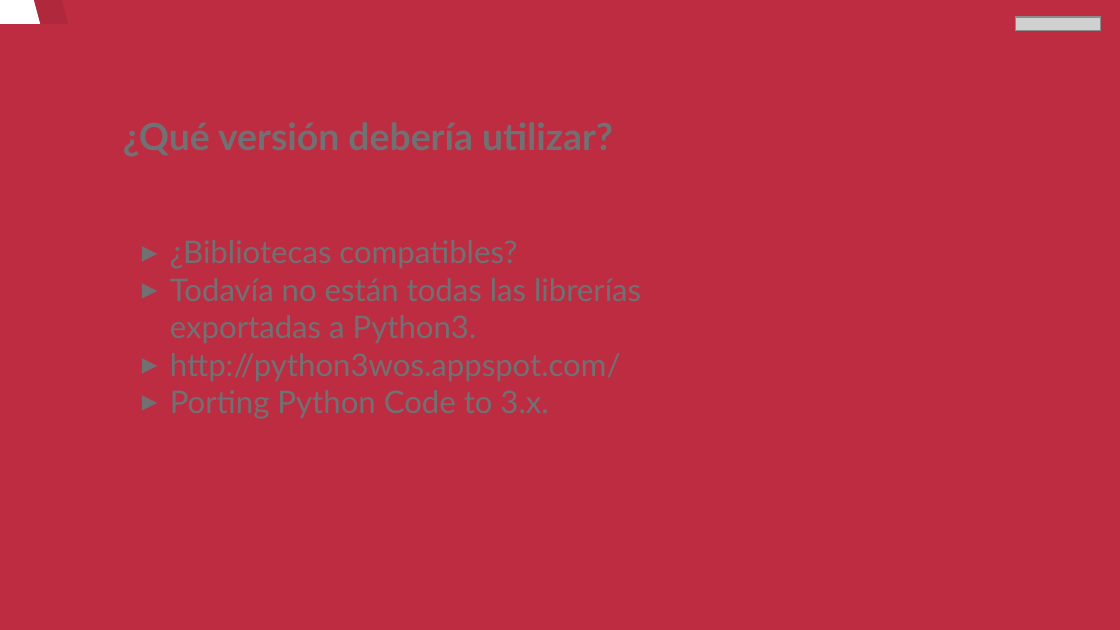
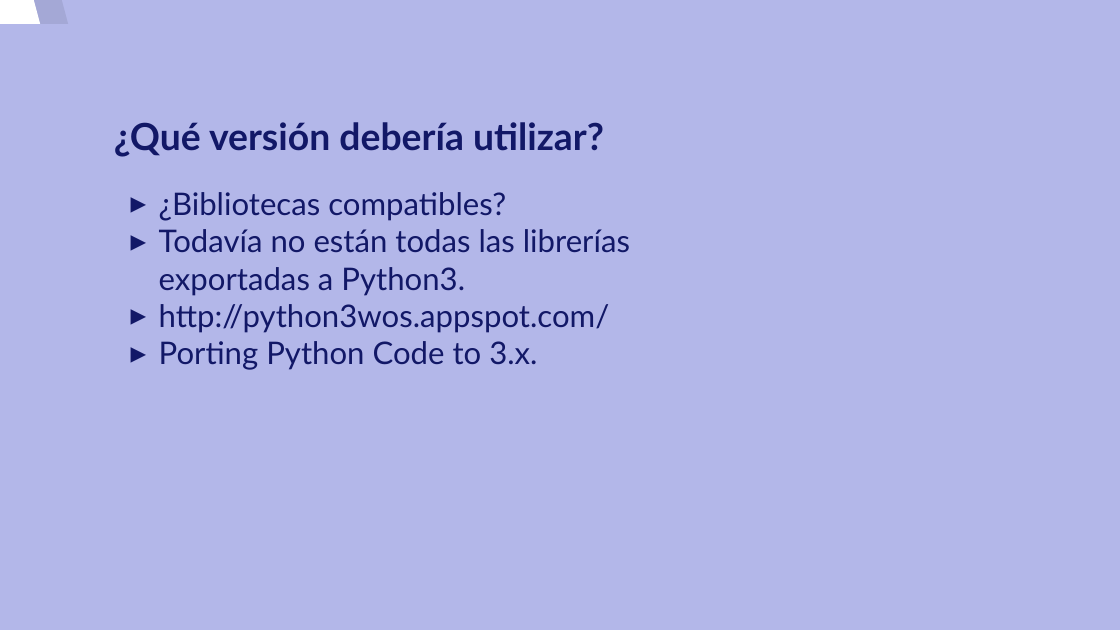
Before and after one commit to josedom24/curso_python3, a slide deck: slide 4 of curso/u2/u2.odp. Drawn at 1120x630 pixels with LibreOffice and Linux fonts; fonts in the diff are those of the drawing; grey boxes stand for pictures. Boxes give left, top, right and bottom in pixels: in the first picture for what was removed or moved away, otherwise in the second. Text is boxed around its words. In the diff, an @@ line names an element or a change of style, - is before the commit and + after.

```diff
--- a/curso/u2/u2.odp
+++ b/curso/u2/u2.odp
@@ background #BE2C42 to #B3B7E9 @@
@@ picture removed at [1015,17,1101,30] @@
@@ title added at [114,122,604,157], 24 pt, text #121867, bold @@
+¿Qué versión debería utilizar?
@@ text added at [159,192,630,370], 20 pt, text #121867 @@
+▸ ¿Bibliotecas compatibles?
+▸ Todavía no están todas las librerías exportadas a Python3.
+▸ http://python3wos.appspot.com/
+▸ Porting Python Code to 3.x.
```
Also in this commit, not shown: 4 other slides changed, 1 other file.
